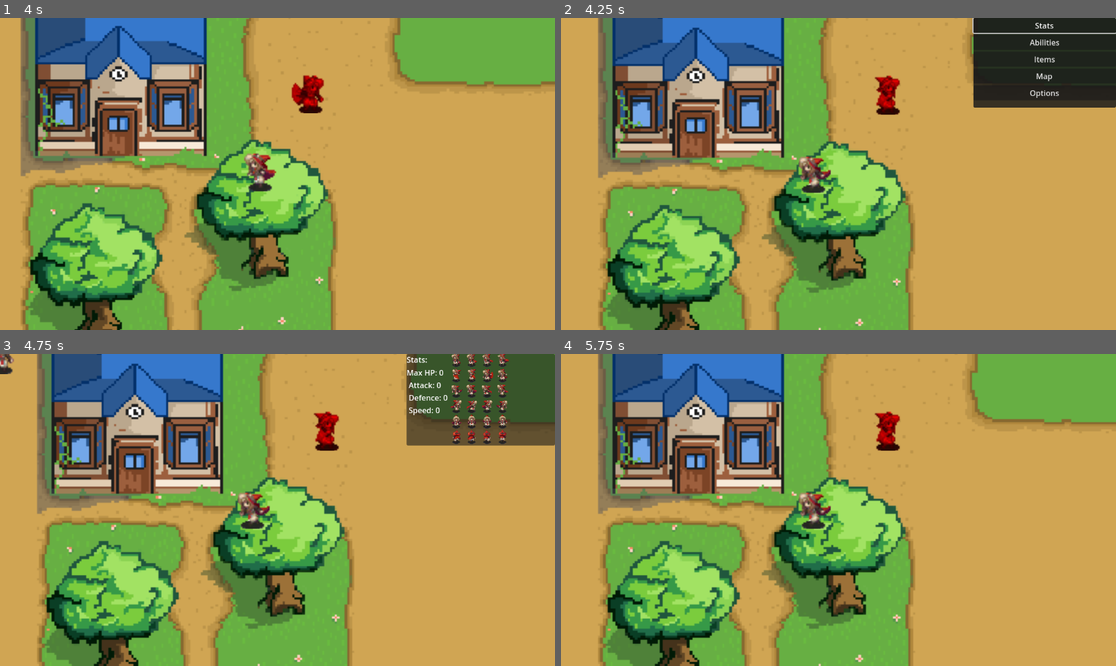
Above: before the commit, frames 1-4 (two rows, left to right).
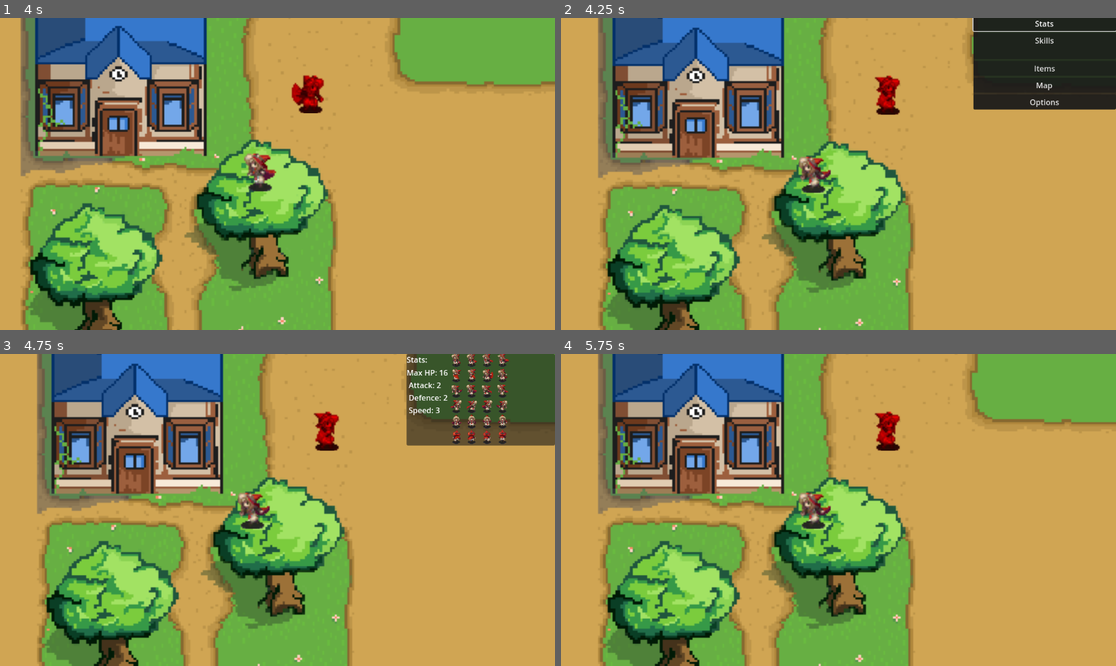
Above: after the commit, the same moments.

Repository: DrewCoding/179-Final-Project
Game: Godot game, scene res://Scenes/new_map_test.tscn
The game is run twice, just before and just after one commit, with the same random seed, the same clock (stepped at 60 frames per second) and the same inputs.
Inputs:
- Up to frame 1 (4 s): hold D (right) 0.53-1.28 s; hold S (down) 1.28-2.03 s; hold D (right) 2.03-2.78 s; hold W (up) 2.78-3.53 s; hold A (left) from 3.53 s (still down)
- Up to frame 2 (4.25 s): keep holding A (left); tap Shift (menu) at 4.15 s
- Up to frame 3 (4.75 s): release A (left) at 4.25 s; click "Stats" at 4.25 s
- Up to frame 4 (5.75 s): tap Enter at 5 s; hold A (left) from 5.03 s (still down); tap Escape (ui_cancel) at 5.65 s

Frame 1 is identical in both runs. In frame 2, 0.8% of the frame differs, in the area x 74-100%, y 0-30%; in frame 3, 0.2%; in frame 4, nothing differs.

Commit message:
Added Skill Menu
Skill menu shows skill list and relevant info. Need to edit layout, theme, and get other inputs to work in that sub menu other than mouse.

Diff:
--- a/aggiemon/Scenes/new_map_test.tscn
+++ b/aggiemon/Scenes/new_map_test.tscn
@@ -7,8 +7,9 @@
 [ext_resource type="PackedScene" uid="uid://dtrcgvihhd73g" path="res://Scenes/player.tscn" id="4_n21db"]
 [ext_resource type="Script" uid="uid://ckj0jl80tnfsq" path="res://Scripts/player_camera.gd" id="4_xqlrx"]
 [ext_resource type="AudioStream" uid="uid://dubded21vp07" path="res://Audio/test_music2(change_later).mp3" id="5_m3130"]
-[ext_resource type="PackedScene" uid="uid://27svtqjb0qhq" path="res://overworld_menu.tscn" id="7_n21db"]
+[ext_resource type="PackedScene" uid="uid://27svtqjb0qhq" path="res://Scenes/overworld_menu.tscn" id="7_n21db"]
 [ext_resource type="PackedScene" uid="uid://ctb4vis60pgh7" path="res://Scenes/stats_menu.tscn" id="9_m3130"]
+[ext_resource type="PackedScene" uid="uid://d2mwx03oofd4" path="res://Scenes/skills_menu.tscn" id="10_2mu0y"]
 
 [sub_resource type="TileSetAtlasSource" id="TileSetAtlasSource_2mu0y"]
 texture = ExtResource("2_xqlrx")
@@ -1615,9 +1616,14 @@
 
 [node name="CanvasLayer" type="CanvasLayer" parent="OverWorld"]
 
-[node name="Overworld Menu" parent="OverWorld/CanvasLayer" node_paths=PackedStringArray("stats_menu") instance=ExtResource("7_n21db")]
+[node name="Overworld Menu" parent="OverWorld/CanvasLayer" node_paths=PackedStringArray("stats_menu", "skills_menu") instance=ExtResource("7_n21db")]
 visible = false
 stats_menu = NodePath("../StatsMenu")
+skills_menu = NodePath("../SkillsMenu")
 
 [node name="StatsMenu" parent="OverWorld/CanvasLayer" node_paths=PackedStringArray("character") instance=ExtResource("9_m3130")]
 character = NodePath("../../Player")
+
+[node name="SkillsMenu" parent="OverWorld/CanvasLayer" node_paths=PackedStringArray("character", "overworld_menu") instance=ExtResource("10_2mu0y")]
+character = NodePath("../../Player")
+overworld_menu = NodePath("../Overworld Menu")
--- a/aggiemon/overworld_menu.tscn
+++ b/aggiemon/Scenes/overworld_menu.tscn
@@ -9,7 +9,8 @@
 anchor_right = 1.0
 anchor_bottom = 1.0
 offset_left = 856.0
-offset_bottom = -462.0
+offset_top = -4.0
+offset_bottom = -458.0
 grow_horizontal = 2
 grow_vertical = 2
 script = ExtResource("1_n5cd6")
@@ -26,9 +27,10 @@
 layout_mode = 2
 text = "Stats"
 
-[node name="AbilitiesButton" type="Button" parent="PanelContainer/VBoxContainer"]
+[node name="SkillsButton" type="Button" parent="PanelContainer/VBoxContainer"]
 layout_mode = 2
-text = "Abilities
+text = "Skills
+
 "
 
 [node name="ItemsButton" type="Button" parent="PanelContainer/VBoxContainer"]
@@ -47,3 +49,4 @@
 "
 
 [connection signal="pressed" from="PanelContainer/VBoxContainer/StatsButton" to="." method="_on_stats_button_pressed"]
+[connection signal="pressed" from="PanelContainer/VBoxContainer/SkillsButton" to="." method="_on_skills_button_pressed"]
--- /dev/null
+++ b/aggiemon/Scenes/skills_menu.tscn
@@ -0,0 +1,48 @@
+[gd_scene load_steps=2 format=3 uid="uid://d2mwx03oofd4"]
+
+[ext_resource type="Script" uid="uid://c426egw3kqdox" path="res://Scripts/skills_menu.gd" id="1_e662x"]
+
+[node name="skills_menu" type="Control" node_paths=PackedStringArray("skill_list", "info_label")]
+layout_mode = 3
+anchors_preset = 1
+anchor_left = 1.0
+anchor_right = 1.0
+grow_horizontal = 0
+script = ExtResource("1_e662x")
+skill_list = NodePath("PanelContainer/HBoxContainer/VBoxContainer/SkillList")
+info_label = NodePath("PanelContainer/HBoxContainer/VBoxContainer2/InfoLabel")
+
+[node name="PanelContainer" type="PanelContainer" parent="."]
+layout_mode = 1
+anchors_preset = 1
+anchor_left = 1.0
+anchor_right = 1.0
+offset_left = -376.0
+offset_bottom = 166.0
+grow_horizontal = 0
+
+[node name="HBoxContainer" type="HBoxContainer" parent="PanelContainer"]
+layout_mode = 2
+size_flags_stretch_ratio = 5.18
+
+[node name="VBoxContainer" type="VBoxContainer" parent="PanelContainer/HBoxContainer"]
+layout_mode = 2
+size_flags_horizontal = 3
+
+[node name="TitleLabel" type="Label" parent="PanelContainer/HBoxContainer/VBoxContainer"]
+layout_mode = 2
+text = "Skills
+"
+
+[node name="SkillList" type="ItemList" parent="PanelContainer/HBoxContainer/VBoxContainer"]
+layout_mode = 2
+size_flags_vertical = 3
+
+[node name="VBoxContainer2" type="VBoxContainer" parent="PanelContainer/HBoxContainer"]
+layout_mode = 2
+
+[node name="InfoLabel" type="Label" parent="PanelContainer/HBoxContainer/VBoxContainer2"]
+layout_mode = 2
+text = "Details"
+
+[connection signal="item_selected" from="PanelContainer/HBoxContainer/VBoxContainer/SkillList" to="." method="_on_skill_list_item_selected"]
--- a/aggiemon/Scenes/stats_menu.tscn
+++ b/aggiemon/Scenes/stats_menu.tscn
@@ -41,6 +41,7 @@
 layout_mode = 2
 
 [node name="Sprite2D" type="Sprite2D" parent="."]
+position = Vector2(-694, 339)
 scale = Vector2(3, 3.081)
 texture = ExtResource("2_bwcy1")
 flip_h = true
--- a/aggiemon/Scripts/battle_set_up.gd
+++ b/aggiemon/Scripts/battle_set_up.gd
@@ -54,7 +54,6 @@
 	_update_enemy_list()
 	_update_skill_list()
 
-	player.create_stats()
 	battle_manager.init_battle(player, turn_order)
 
 
--- a/aggiemon/Scripts/character.gd
+++ b/aggiemon/Scripts/character.gd
@@ -16,6 +16,14 @@
 var speed = 0
 var move_list : Array[Skill] = []
 
+
+func _ready() -> void:
+	if max_hp == 0:
+		create_stats()
+	if move_list.is_empty():
+		var punch := Punch.new()
+		add_skill(punch)
+	print("Character ready:", self.name, "skills:", move_list.size())
 
 func select_a_skill():
 	var size_of_move_list = move_list.size()
--- a/aggiemon/Scripts/pause_menu.gd
+++ b/aggiemon/Scripts/pause_menu.gd
@@ -3,7 +3,7 @@
 var is_open: bool = false
 @export var default_button: Button
 @export var stats_menu: Control
-
+@export var skills_menu: Control
 
 func _ready() -> void:
 	visible = false
@@ -36,3 +36,10 @@
 		stats_menu.open()
 		visible = false
 		is_open = false
+
+func _on_skills_button_pressed() -> void:
+	print("Skills Button Pressed")
+	if skills_menu:
+		skills_menu.open()
+		visible = false
+		is_open = false
--- /dev/null
+++ b/aggiemon/Scripts/skills_menu.gd
@@ -0,0 +1,69 @@
+extends Control
+
+@export var character: Character
+@export var overworld_menu: PanelContainer
+
+@export var skill_list: ItemList
+@export var info_label: Label
+
+var skills: Array[Skill] = []
+
+func _ready() -> void:
+	visible = false
+	process_mode = Node.PROCESS_MODE_ALWAYS
+
+
+func open() -> void:
+	visible = true
+	_populate_skill_list()
+	info_label.text = ""
+
+
+func close() -> void:
+	visible = false
+	if overworld_menu:
+		overworld_menu.visible = true
+		overworld_menu.is_open = true
+		if overworld_menu.default_button:
+			overworld_menu.default_button.grab_focus()
+
+func _populate_skill_list() -> void:
+	print("skill_list export is:", skill_list)
+	skill_list.clear()
+	skills.clear()
+
+	print("SkillsMenu for", character.name,
+		  "move_list size =", character.move_list.size())
+	if character == null:
+		info_label.text = "ERROR: No character assigned."
+		return
+
+	if character.move_list.is_empty():
+		info_label.text = "No skills learned yet."
+		return
+
+	for skill in character.move_list:
+		skills.append(skill)
+		skill_list.add_item(skill.skill_name)
+
+func _unhandled_input(event: InputEvent) -> void:
+	if not visible:
+		return
+
+	if event.is_action_pressed("ui_cancel") or event.is_action_pressed("menu"):
+		close()
+		get_viewport().set_input_as_handled()
+
+
+func _on_skill_list_item_selected(index: int) -> void:
+	if index < 0 or index >= skills.size():
+		return
+
+	var skill: Skill = skills[index]
+	var text := "%s\n\nDamage: %d\nStatus Move: %s\nSpecial Effect: %s" % [
+		skill.skill_name,
+		skill.damage,
+		"Yes" if skill.status else "No",
+		"Yes" if skill.special_effect else "No"
+	]
+	info_label.text = text
Not shown: 1 places in aggiemon/Scenes/new_map_test.tscn that only renumber resources
Not shown, added: aggiemon/Scripts/skills_menu.gd.uid
